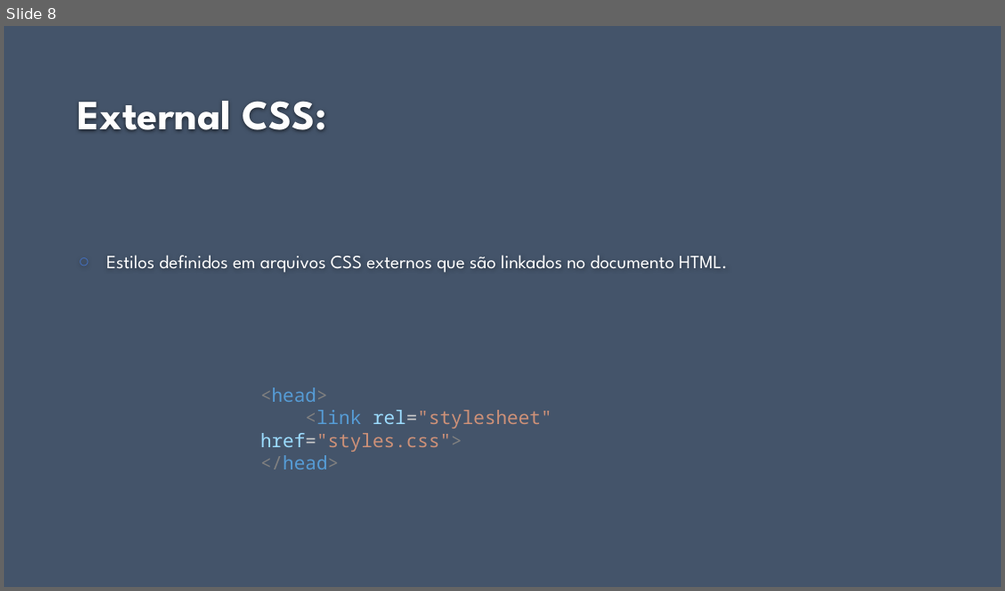
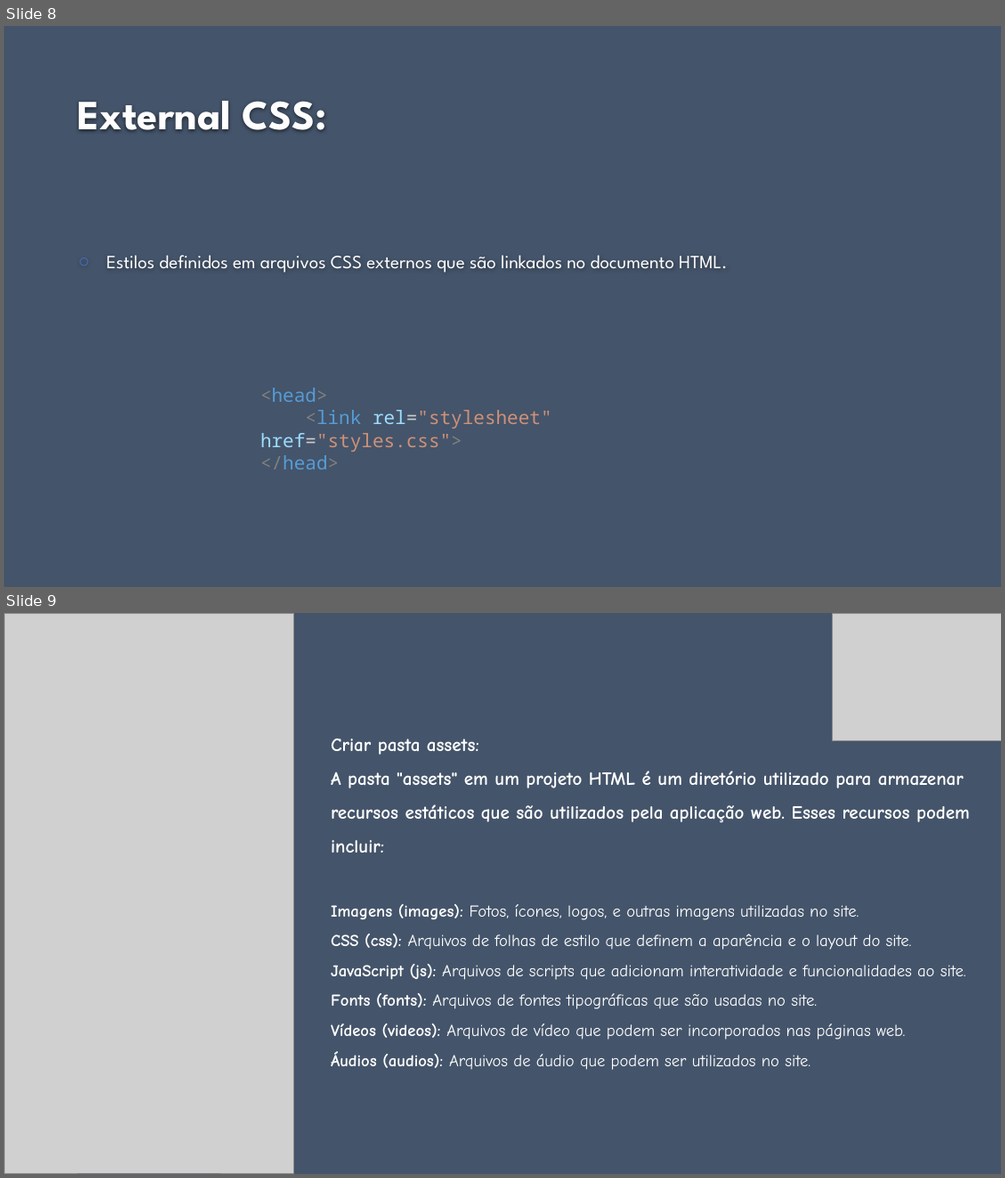
Before and after one commit to fabio-sudo/Curso_JS, a slide deck: HTML_CSS/Material_Html/Intermediário/7 - CSS.pptx. Shown one above the other, each under a label of ours: slide 8 before the commit, slides 8 and 9 after it. The pictures are 1005x591 and 1005x1178 pixels, drawn with LibreOffice and Linux fonts; fonts in the diff are those of the drawing; grey boxes stand for pictures; background and template pictures are left out. Boxes give left, top, right and bottom in pixels: in the first picture for what was removed or moved away, otherwise in the second. Text is boxed around its words. In the diff, an @@ line names an element or a change of style, - is before the commit and + after.

```diff
--- a/HTML_CSS/Material_Html/Intermediário/7 - CSS.pptx
+++ b/HTML_CSS/Material_Html/Intermediário/7 - CSS.pptx
@@ slide 9 added at [4, 613, 1001, 1174], background #44546A @@
@@ picture added at [4, 613, 294, 1173] @@
@@ picture added at [833, 613, 1001, 741] @@
@@ text added at [331, 738, 970, 1070], 16 pt, text #FFFFFF @@
+Criar pasta assets:
+A pasta "assets" em um projeto HTML é um diretório utilizado para armazenar recursos estáticos que são utilizados pela aplicação web. Esses recursos podem incluir:
+Imagens (images): Fotos, ícones, logos, e outras imagens utilizadas no site.
+CSS (css): Arquivos de folhas de estilo que definem a aparência e o layout do site.
+JavaScript (js): Arquivos de scripts que adicionam interatividade e funcionalidades ao site.
+Fonts (fonts): Arquivos de fontes tipográficas que são usadas no site.
+Vídeos (videos): Arquivos de vídeo que podem ser incorporados nas páginas web.
+Áudios (audios): Arquivos de áudio que podem ser utilizados no site.
```
Also in this commit, not shown: 2 other slides added, 1 slide removed, 3 other files.
